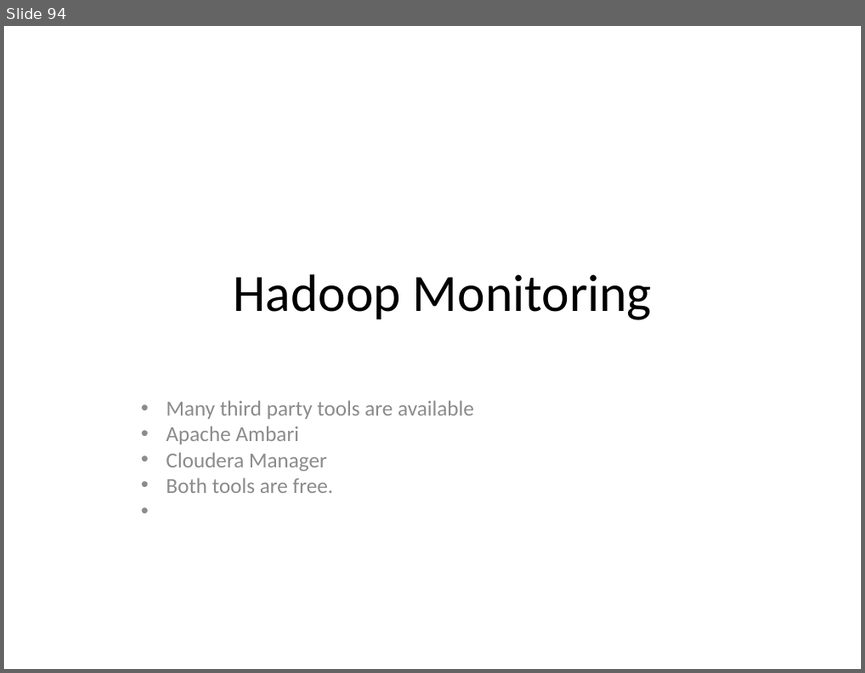
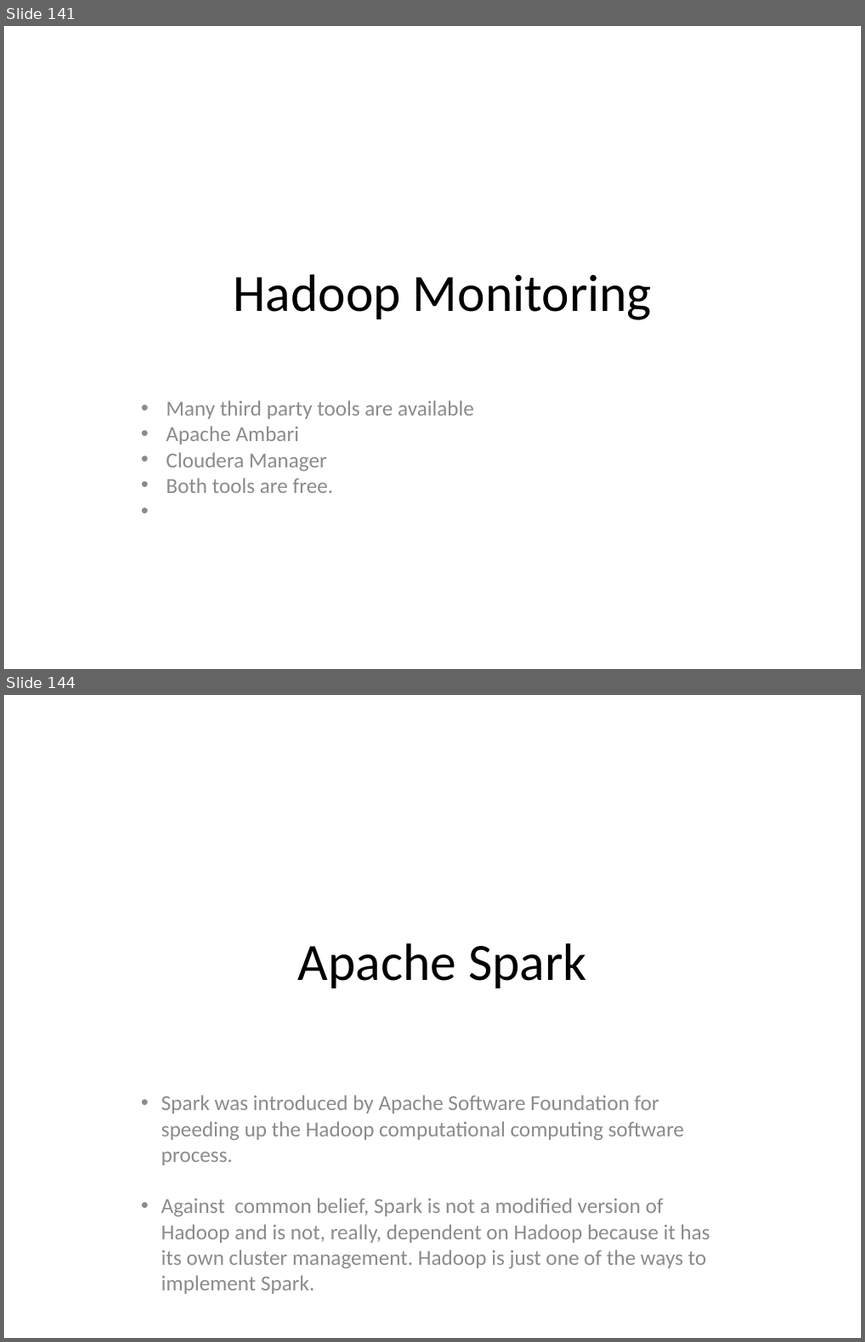
Before and after one commit to redmage123/hadoop, a slide deck: slides/The need for Big Data.pptx. Shown one above the other, each under a label of ours: slide 94 before the commit, slides 141 and 144 after it; the slides between them are not shown. The pictures are 865x673 and 865x1342 pixels, drawn with LibreOffice and Linux fonts; fonts in the diff are those of the drawing. Boxes give left, top, right and bottom in pixels: in the first picture for what was removed or moved away, otherwise in the second. Text is boxed around its words. In the diff, an @@ line names an element or a change of style, - is before the commit and + after.

Commit message:
Added HA config examples and added new chapters on Apache Spark and Hadoop HA

```diff
--- a/slides/The need for Big Data.pptx
+++ b/slides/The need for Big Data.pptx
@@ slide 144 added at (4,695,861,1338), background #FFFFFF @@
@@ text added at (298,943,587,988), 44 pt, text #000000 @@
+Apache Spark
@@ text added at (161,1095,710,1293), 18 pt, text #8B8B8B @@
+• Spark was introduced by Apache Software Foundation for speeding up the Hadoop computational computing software process.
+• Against common belief, Spark is not a modified version of Hadoop and is not, really, dependent on Hadoop because it has its own cluster management. Hadoop is just one of the ways to implement Spark.
@@ what was slide 94 is now slide 141 @@
```
Also in this commit, not shown: 62 other slides added, 10 other files.
